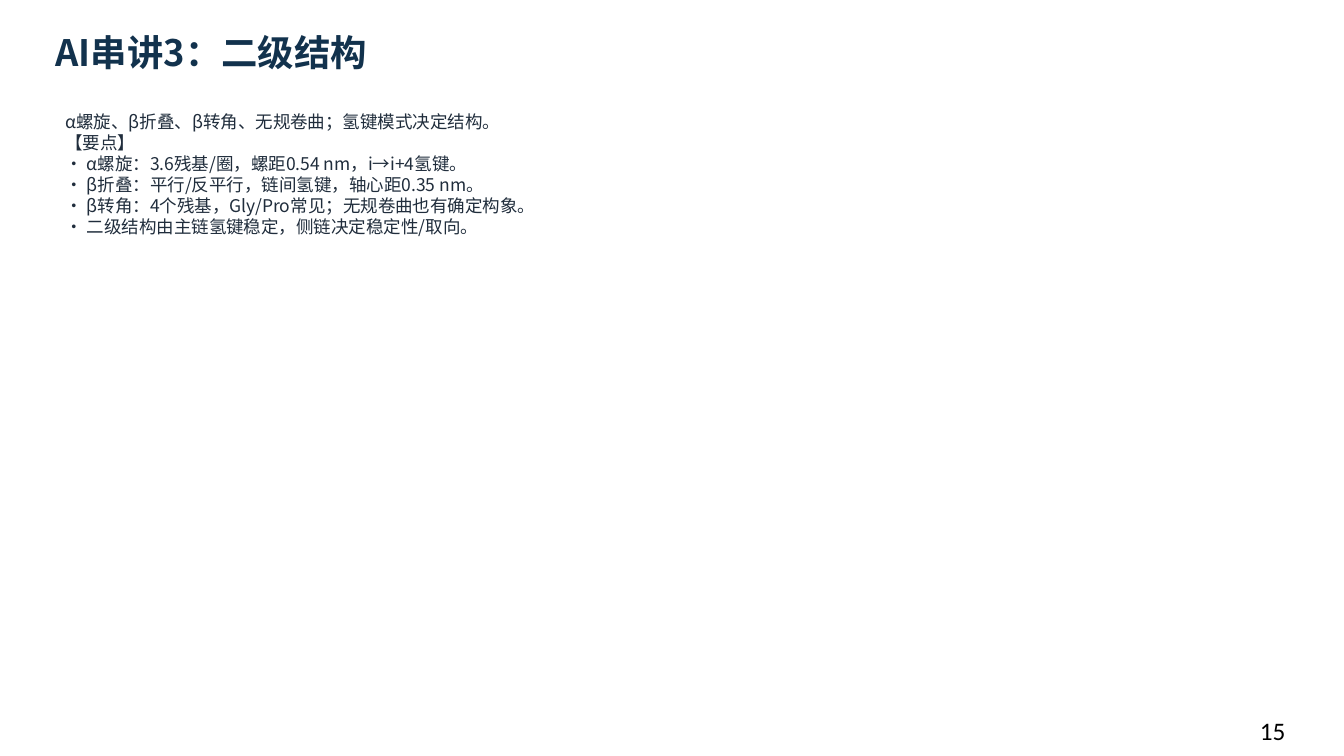
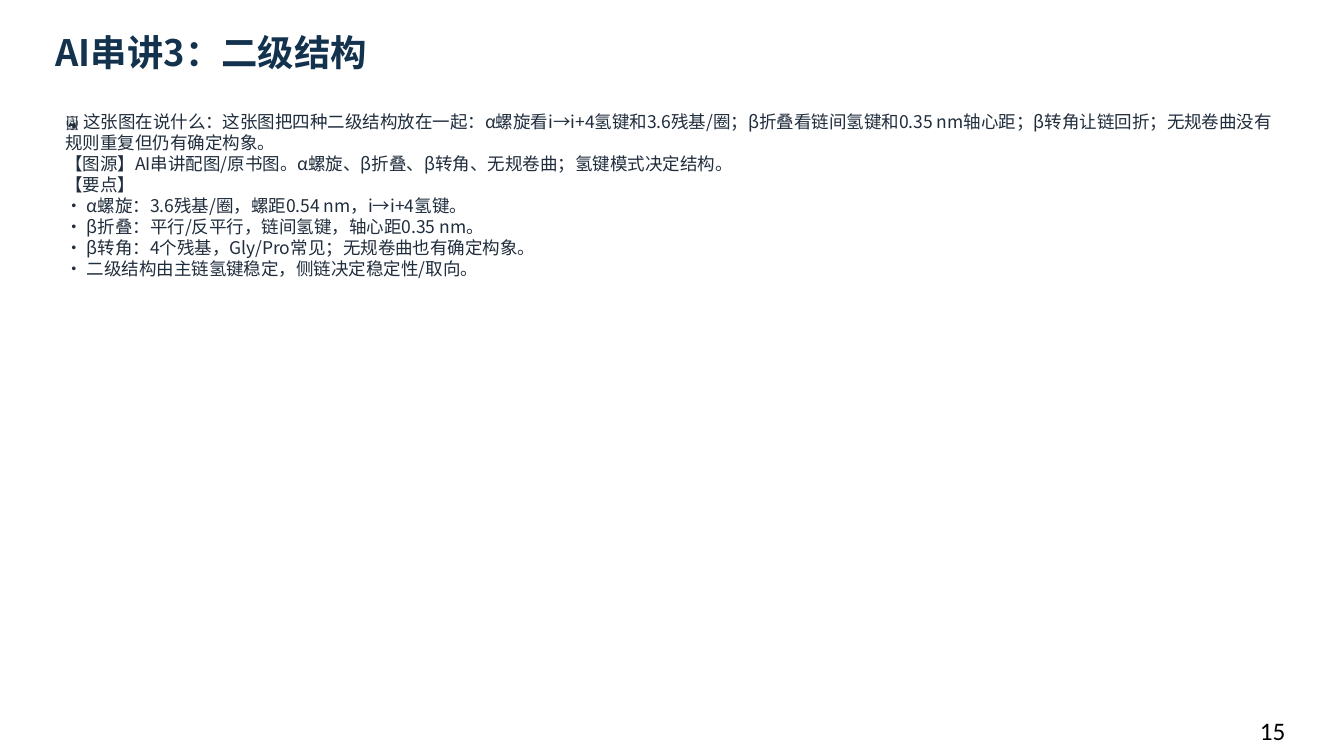
Before and after one commit to newkan-li/Biochemistry, a slide deck: slide 15 of downloads/bc03-ai-style.pptx. Drawn at 1344x756 pixels with LibreOffice and Linux fonts; fonts in the diff are those of the drawing. Boxes give left, top, right and bottom in pixels: in the first picture for what was removed or moved away, otherwise in the second. Text is boxed around its words. In the diff, an @@ line names an element or a change of style, - is before the commit and + after.

Commit message:
修复AI串讲页无图导致像空白:10个AI串讲页配图+图说,AI3配二级结构图;下载版重生成;版本20261112e

```diff
--- a/downloads/bc03-ai-style.pptx
+++ b/downloads/bc03-ai-style.pptx
@@ text at (65, 113, 1272, 278): text changed @@
-α螺旋、β折叠、β转角、无规卷曲；氢键模式决定结构。
-【要点】
-• α螺旋：3.6残基/圈，螺距0.54 nm，i→i+4氢键。
-• β折叠：平行/反平行，链间氢键，轴心距0.35 nm。
-• β转角：4个残基，Gly/Pro常见；无规卷曲也有确定构象。
-• 二级结构由主链氢键稳定，侧链决定稳定性/取向。
+🖼 这张图在说什么：这张图把四种二级结构放在一起：α螺旋看i→i+4氢键和3.6残基/圈；β折叠看链间氢键和0.35 nm轴心距；β转角让链回折；无规卷曲没有规则重复但仍有确定构象。
+【图源】AI串讲配图/原书图。α螺旋、β折叠、β转角、无规卷曲；氢键模式决定结构。
+【要点】
+• α螺旋：3.6残基/圈，螺距0.54 nm，i→i+4氢键。
+• β折叠：平行/反平行，链间氢键，轴心距0.35 nm。
+• β转角：4个残基，Gly/Pro常见；无规卷曲也有确定构象。
+• 二级结构由主链氢键稳定，侧链决定稳定性/取向。
```
Also in this commit, not shown: 9 other slides changed, 6 other files.
